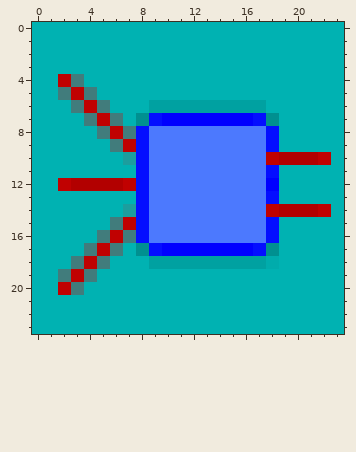
Two states of a pixel-art sprite, HeatmapAtlas/Modelling.png. The picture above is the old version.
The file is 24x24 pixels. Colours within 5 levels of each other are drawn and written as one.
New version:
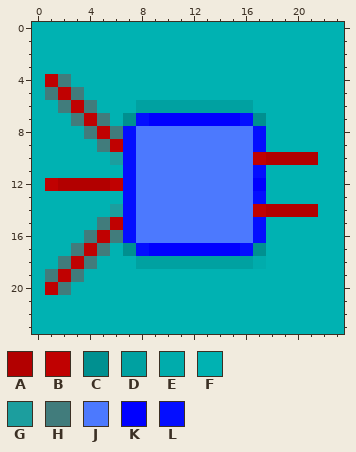
Palette (. is transparent): A #b20000  B #c00101  C #009090  D #00a1a1  E #00acac  F #00b2b2  G #1c9e9e  H #417c7c  J #4c79fe  K #0000ff  L #040eff
Change:
{"y":4,"x":1,"old":"FBH","new":"BHF"}
{"y":5,"x":1,"old":"FHBH","new":"HBHF"}
{"y":6,"x":2,"old":"FHBH","new":"HBHF"}
{"y":6,"x":8,"old":"F","new":"D"}
{"y":6,"x":17,"old":"D","new":"F"}
{"y":7,"x":3,"old":"FHBHFCL","new":"HBHFCLK"}
{"y":7,"x":16,"old":"KLC","new":"LCF"}
{"y":8,"x":4,"old":"FHBHL","new":"HBHLJ"}
{"y":8,"x":17,"old":"JL","new":"LF"}
{"y":9,"x":5,"old":"FHBL","new":"HBLJ"}
{"y":9,"x":17,"old":"JL","new":"LF"}
{"y":10,"x":6,"old":"FGL","new":"GLJ"}
{"y":10,"x":17,"old":"JB","new":"BA"}
{"y":10,"x":22,"old":"B","new":"F"}
{"y":11,"x":7,"old":"FL","new":"LJ"}
{"y":11,"x":17,"old":"JL","new":"LF"}
{"y":12,"x":1,"old":"FB","new":"BA"}
{"y":12,"x":6,"old":"ABL","new":"BLJ"}
{"y":12,"x":17,"old":"JK","new":"KF"}
{"y":13,"x":7,"old":"FL","new":"LJ"}
{"y":13,"x":17,"old":"JL","new":"LF"}
{"y":14,"x":6,"old":"FGL","new":"GLJ"}
{"y":14,"x":17,"old":"JB","new":"BA"}
{"y":14,"x":22,"old":"B","new":"F"}
{"y":15,"x":5,"old":"FHBL","new":"HBLJ"}
{"y":15,"x":17,"old":"JL","new":"LF"}
{"y":16,"x":4,"old":"FHBHL","new":"HBHLJ"}
{"y":16,"x":17,"old":"JL","new":"LF"}
{"y":17,"x":3,"old":"FHBHFCL","new":"HBHFCLK"}
{"y":17,"x":16,"old":"KLC","new":"LCF"}
{"y":18,"x":2,"old":"FHBH","new":"HBHF"}
{"y":18,"x":8,"old":"F","new":"D"}
{"y":18,"x":17,"old":"DE","new":"EF"}
{"y":19,"x":1,"old":"FHBH","new":"HBHF"}
{"y":20,"x":1,"old":"FBH","new":"BHF"}
